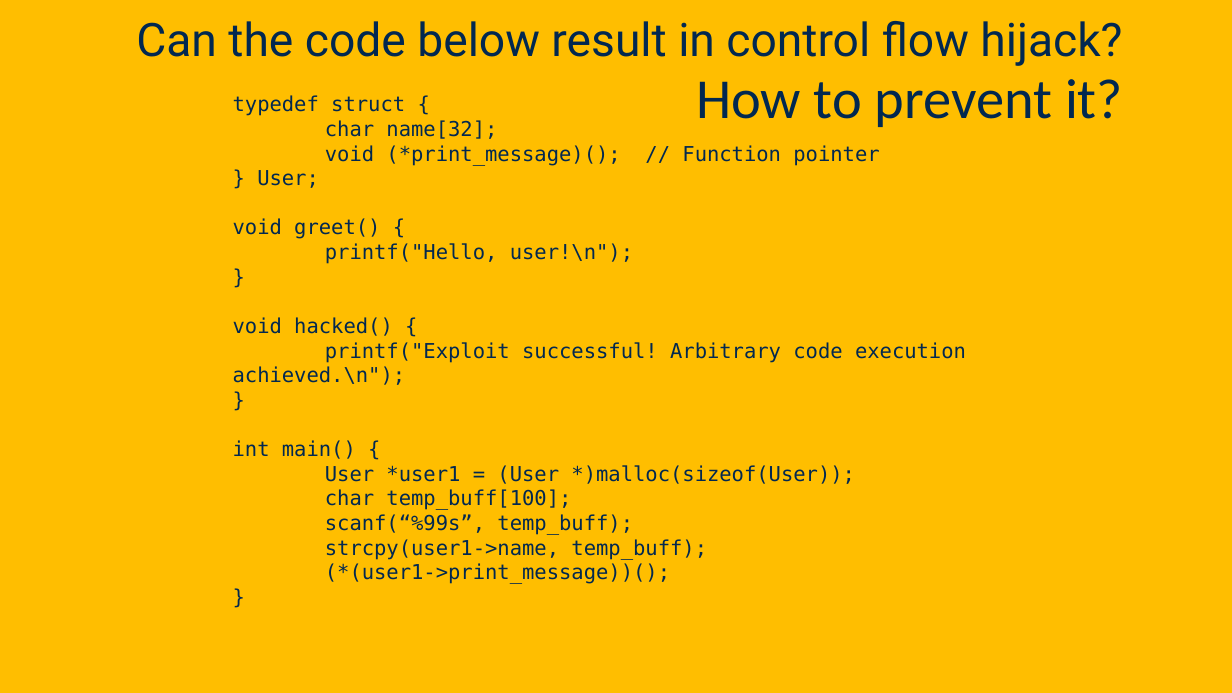
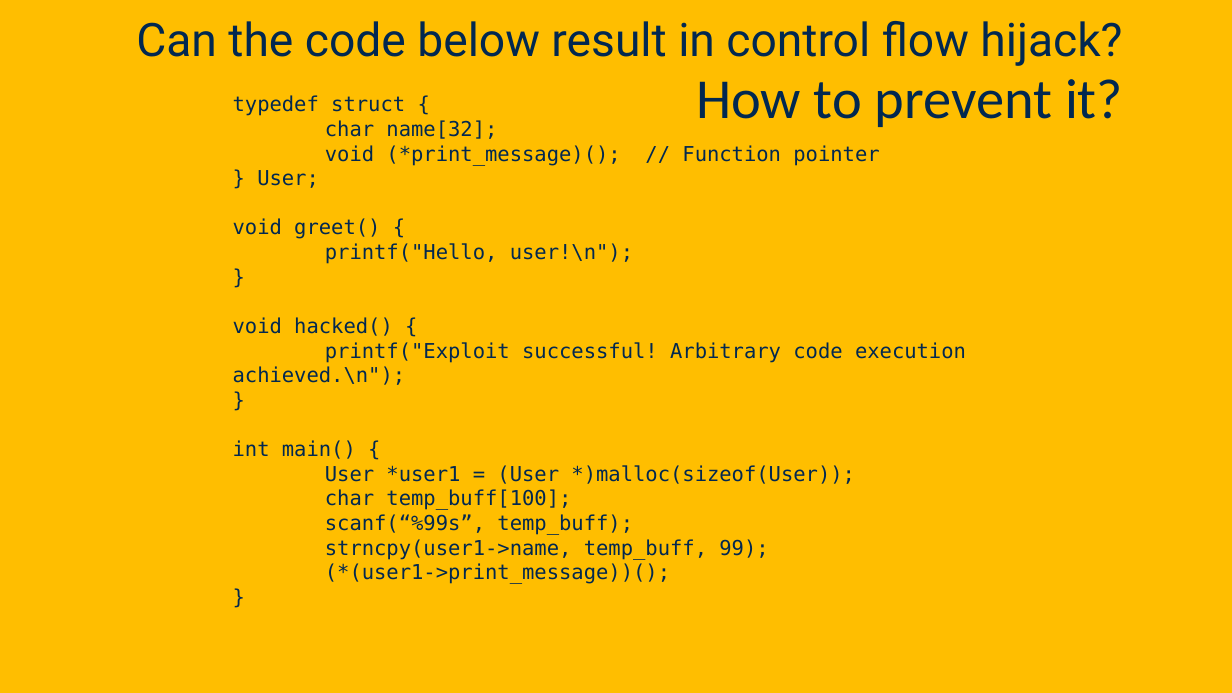
Before and after one commit to davsec-teaching/ecs160-f25, a slide deck: slide 127 of slides/9_software_security.pptx (slide 119 before the commit). Drawn at 1232x693 pixels with LibreOffice and Linux fonts; fonts in the diff are those of the drawing; background and template pictures are left out. Boxes give left, top, right and bottom in pixels: in the first picture for what was removed or moved away, otherwise in the second. Text is boxed around its words. In the diff, an @@ line names an element or a change of style, - is before the commit and + after.

```diff
--- a/slides/9_software_security.pptx
+++ b/slides/9_software_security.pptx
@@ text at <box>325,539,768,560</box>: text changed @@
-strcpy(user1->name, temp_buff);
+strncpy(user1->name, temp_buff, 99);
```
Also in this commit, not shown: 13 other slides changed, 5 slides added, 1 slide removed.
